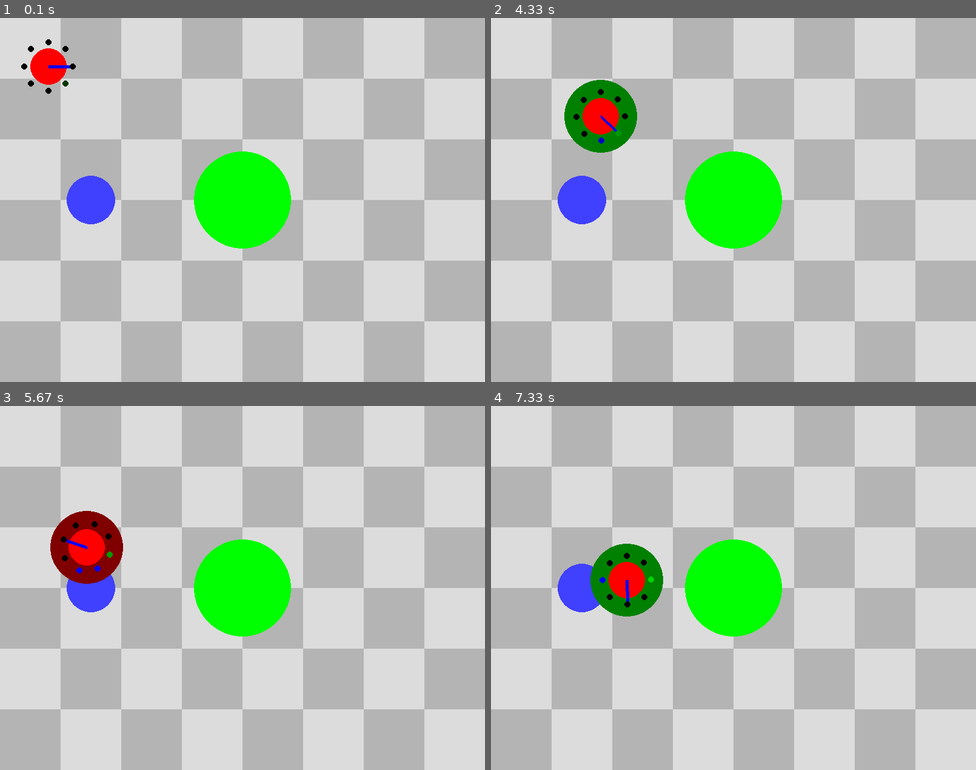
Above: before the commit, frames 1-4 (two rows, left to right).
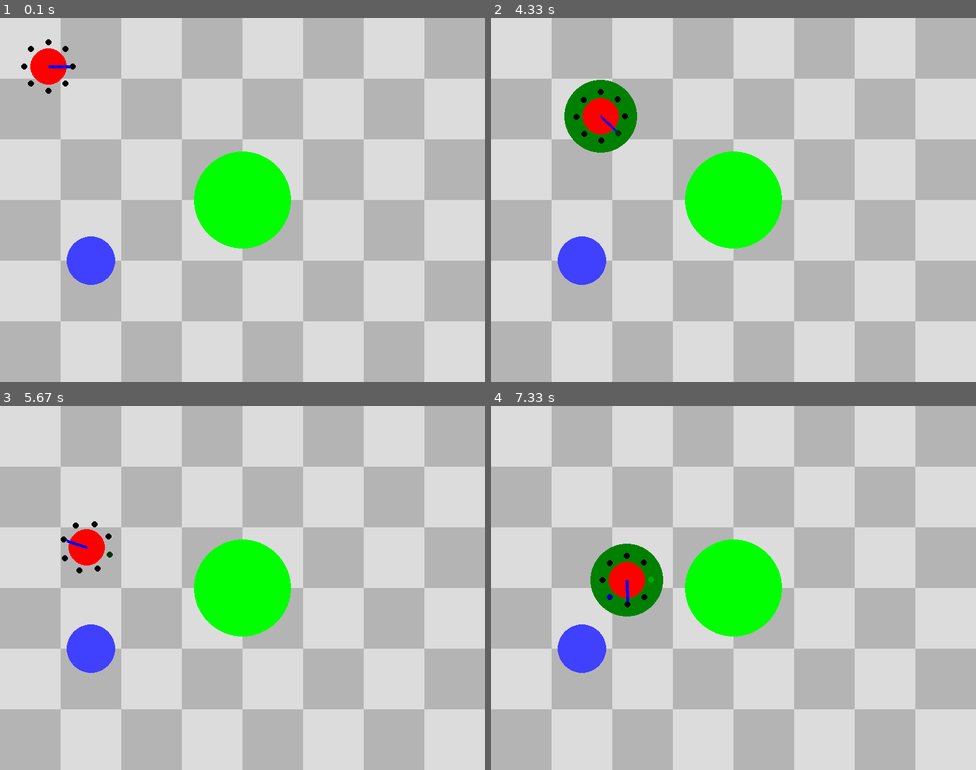
Above: after the commit, the same moments.

Repository: MarkelZ/Mini-Gym
Game: pygame game, started from scripts/manual_control.py
Same seed, same stepped clock (60 frames per second), same inputs: the game is played once before the commit and once after it.
Inputs:
- Up to frame 1 (0.1 s): no input
- Up to frame 2 (4.33 s): hold D 0.33-0.8 s; hold W 0.83-1.13 s; hold D 1.17-1.63 s; hold A 1.67-2.2 s; hold A 2.23-2.63 s; hold W 2.67-3.03 s; hold D 3.07-3.7 s; hold A 3.73-4.2 s; hold D from 4.23 s (still down)
- Up to frame 3 (5.67 s): release D at 4.7 s; hold W 4.73-5.03 s; hold D 5.07-5.53 s; hold A from 5.57 s (still down)
- Up to frame 4 (7.33 s): release A at 6.1 s; hold A 6.13-6.53 s; hold W 6.57-6.93 s; hold D from 6.97 s (still down)

The runs differ from the first frame. In frame 1, 2.1% of the frame differs, in the area x 12-24%, y 17-74%; in frame 2, 2.1%; in frame 3, 3.4%, in the area x 10-26%, y 28-74%; in frame 4, 1.9%.

Commit message:
Decouple rendering from env

Diff:
--- a/scripts/manual_control.py
+++ b/scripts/manual_control.py
@@ -1,6 +1,7 @@
 import pygame
 import sys
 
+from minigym.render.pygame_renderer import PygameRenderer
 from minigym.task.safety_point_goal import SafetyPointGoal0
 
 # Initialize Pygame
@@ -16,6 +17,7 @@
 FPS = 60
 
 env = SafetyPointGoal0()
+renderer = PygameRenderer(env)
 
 # Main game loop
 running = True
@@ -47,7 +49,7 @@
     # Draw
     screen.fill((255, 0, 255))
 
-    env.draw(screen)
+    renderer.render(screen)
 
     # Update the display
     pygame.display.flip()
--- a/scripts/render_agent.py
+++ b/scripts/render_agent.py
@@ -5,6 +5,7 @@
 import pygame
 import sys
 
+from minigym.render.pygame_renderer import PygameRenderer
 from minigym.task.safety_point_goal import SafetyPointGoal0
 from minigym.algorithm.ppolag import load_checkpoint
 
@@ -33,6 +34,7 @@
 FPS = 60
 
 env = SafetyPointGoal0()
+renderer = PygameRenderer(env)
 
 # Main game loop
 running = True
@@ -66,7 +68,7 @@
     # Draw
     screen.fill((255, 0, 255))
 
-    env.draw(screen)
+    renderer.render(screen)
 
     # Update the display
     pygame.display.flip()
--- a/scripts/train.py
+++ b/scripts/train.py
@@ -10,16 +10,17 @@
 if __name__ == "__main__":
     cfg = PPOLagConfig(
         env_fn=SafetyPointGoal0,
-        act_dim=2,                      # [throttle, steer]
+        act_dim=2,  # [throttle, steer]
         action_low=[0.0, -1.0],
         action_high=[1.0, 1.0],
-        max_ep_len=1000,                # k: steps before the env is discarded and recreated
+        max_ep_len=1000,  # k: steps before the env is discarded and recreated
         steps_per_epoch=4000,
         epochs=50,
         cost_limit=25.0,
         save_dir="checkpoints",
         save_every=10,
         log_path="logs/train_log.csv",
+        hidden_sizes=(32,),
         seed=0,
     )
     train(cfg)
--- a/src/minigym/agent/point_robot.py
+++ b/src/minigym/agent/point_robot.py
@@ -1,5 +1,4 @@
-import pygame
-from pygame import Surface, Vector2
+from pygame import Vector2
 from math import pi
 
 from minigym.physics.kinetic_pointmass import KineticPointmass
@@ -25,11 +24,6 @@
     NUM_HAZARD_LIDARS = 8
     NUM_GOAL_LIDARS = 8
     LIDAR_LENGTH = 400
-
-    # Appearance
-    color1: list[int] = [255, 0, 0]
-    color2: list[int] = [0, 0, 255]
-    DIR_WIDTH = 5
 
     # Physics
     pointmass: KineticPointmass
@@ -61,20 +55,14 @@
         theta = (2 * pi) / (self.NUM_HAZARD_LIDARS)
         for i in range(self.NUM_HAZARD_LIDARS):
             angle = self.angle + i * theta
-            l = self.hazard_lidars[i]
-            l.angle = angle
-            l.pos = self.pos + angle_to_vec2(angle, self.RADIUS)
-            l.update_geom()
-            l.length = self.LIDAR_LENGTH
+            pos = self.pos + angle_to_vec2(angle, self.RADIUS)
+            self.hazard_lidars[i].update_geom_params(pos=pos, angle=angle)
 
         theta = (2 * pi) / (self.NUM_GOAL_LIDARS)
         for i in range(self.NUM_GOAL_LIDARS):
             angle = self.angle + i * theta
-            l = self.goal_lidars[i]
-            l.angle = angle
-            l.pos = self.pos + angle_to_vec2(angle, self.RADIUS)
-            l.update_geom()
-            l.length = self.LIDAR_LENGTH
+            pos = self.pos + angle_to_vec2(angle, self.RADIUS)
+            self.goal_lidars[i].update_geom_params(pos=pos, angle=angle)
 
     @property
     def pos(self):
@@ -107,11 +95,11 @@
             )
             for i in range(self.NUM_HAZARD_LIDARS)
         ]
-        hazard_dist = [
+        hazard_lidar_dist = [
             (
                 1
                 - (hazard_intersects[i] - self.hazard_lidars[i].pos).length()
-                / self.hazard_lidars[i].length
+                / self.hazard_lidars[i]._length
                 if hazard_intersects[i] is not None
                 else 0.0
             )
@@ -121,17 +109,22 @@
             Geometry.intersection_point(self.goal_lidars[i].geom, self.env.goal.geom)
             for i in range(self.NUM_GOAL_LIDARS)
         ]
-        goal_dist = [
+        goal_lidar_dist = [
             (
                 1
                 - (goal_intersects[i] - self.goal_lidars[i].pos).length()
-                / self.goal_lidars[i].length
+                / self.goal_lidars[i]._length
                 if goal_intersects[i] is not None
                 else 0.0
             )
             for i in range(self.NUM_GOAL_LIDARS)
         ]
-        return hazard_dist + goal_dist
+        return (
+            hazard_lidar_dist
+            + goal_lidar_dist
+            # + [self.angle]
+            # + [self.vel.x, self.vel.y]
+        )
 
     def update(self, deltat: float):
         # Update angle with steer physics
@@ -146,28 +139,3 @@
 
         # Move LIDARs to physical location
         self._update_lidar_pos()
-
-    def draw(self, surface: Surface):
-        # Visualize cost and reward
-        if self.env.cost() > 0:
-            pygame.draw.circle(surface, (128, 0, 0), self.pos, self.geom.radius * 2)
-        elif self.env.reward() > 0:
-            pygame.draw.circle(surface, (0, 128, 0), self.pos, self.geom.radius * 2)
-
-        # Draw pos and angle
-        pygame.draw.circle(surface, self.color1, self.pos, self.geom.radius)
-        pygame.draw.line(
-            surface,
-            self.color2,
-            self.pos,
-            self.pos + angle_to_vec2(self.angle, self.RADIUS + 5),
-            self.DIR_WIDTH,
-        )
-
-        # LIDARS
-        for i in range(self.NUM_HAZARD_LIDARS):
-            l = self.hazard_lidars[i]
-            o_h = self.obs()[i]
-            o_g = self.obs()[i + self.NUM_GOAL_LIDARS]
-            color = (0, 255 * o_g, 255 * o_h)
-            pygame.draw.circle(surface, color, l.pos + angle_to_vec2(l.angle, 10), 5)
--- a/src/minigym/agent/sensor/lidar.py
+++ b/src/minigym/agent/sensor/lidar.py
@@ -6,24 +6,56 @@
 
 class LidarBeam:
     geom: LineSegment
-    origin: float
-    angle: float
-    length: float
+    _pos : float
+    _angle: float
+    _length: float
 
-    def __init__(self, pos: Vector2, angle: float):
+    def __init__(self, pos: Vector2, angle: float, length: float = 200):
         self.geom = LineSegment(pos, Vector2())
-        self.angle = angle
-        self.length = 200
-        self.pos = pos
+        self._angle = angle
+        self._length = length
+        self._pos = pos
         self.update_geom()
 
     @property
     def pos(self):
-        return self.geom.start
+        return self._pos
 
     @pos.setter
     def pos(self, value: Vector2):
-        self.geom.start = value
+        self._pos = value
+        self.update_geom()
+
+    @property
+    def angle(self):
+        return self._angle
+
+    @angle.setter
+    def angle(self, value: float):
+        self._angle = value
+        self.update_geom()
+
+    @property
+    def length(self):
+        return self._length
+
+    @length.setter
+    def length(self, value: float):
+        self._length = value
+        self.update_geom()
+
+    def update_geom_params(self, pos: Vector2 = None, angle: float = None, length: float = None):
+        if pos is not None:
+            self._pos = pos
+
+        if angle is not None:
+            self._angle = angle
+
+        if length is not None:
+            self._length = length
+
+        self.update_geom()
 
     def update_geom(self):
-        self.geom.end = self.pos + self.length * Vector2(cos(self.angle), sin(self.angle))
+        self.geom.start = self._pos
+        self.geom.end = self._pos + self._length * Vector2(cos(self._angle), sin(self._angle))
--- a/src/minigym/algorithm/ppolag.py
+++ b/src/minigym/algorithm/ppolag.py
@@ -15,12 +15,12 @@
 
 @dataclass
 class PPOLagConfig:
-    env_fn: Callable                     # () -> Environment instance (fresh episode)
+    env_fn: Callable  # () -> Environment instance (fresh episode)
     act_dim: int
     action_low: List[float]
     action_high: List[float]
-    deltat: float = 1.0 / 60.0           # physics timestep used for env.step()
-    max_ep_len: int = 1000               # k: steps before the env object is discarded/reset
+    deltat: float = 1.0 / 60.0  # physics timestep used for env.step()
+    max_ep_len: int = 1000  # k: steps before the env object is discarded/reset
     steps_per_epoch: int = 4000
     epochs: int = 50
     gamma: float = 0.99
@@ -30,12 +30,12 @@
     vf_lr: float = 1e-3
     train_pi_iters: int = 80
     train_v_iters: int = 80
-    cost_limit: float = 25.0             # target average cost per episode
-    lambda_lr: float = 0.05              # step size for the Lagrange multiplier
-    hidden_sizes: tuple = (16,)
+    cost_limit: float = 25.0  # target average cost per episode
+    lambda_lr: float = 0.05  # step size for the Lagrange multiplier
+    hidden_sizes: tuple = (64, 64)
     seed: int = 0
     save_dir: str = "checkpoints"
-    save_every: int = 10                 # epochs between checkpoints
+    save_every: int = 10  # epochs between checkpoints
     log_path: str = "logs/train_log.csv"
 
 
@@ -62,8 +62,17 @@
     buf = PPOLagBuffer(obs_dim, cfg.act_dim, cfg.steps_per_epoch, cfg.gamma, cfg.lam)
     logger = CSVLogger(
         cfg.log_path,
-        fieldnames=["epoch", "total_steps", "avg_reward", "avg_cost", "avg_ep_len",
-                    "lagrange_lambda", "pi_loss", "v_loss", "cv_loss"],
+        fieldnames=[
+            "epoch",
+            "total_steps",
+            "avg_reward",
+            "avg_cost",
+            "avg_ep_len",
+            "lagrange_lambda",
+            "pi_loss",
+            "v_loss",
+            "cv_loss",
+        ],
     )
     os.makedirs(cfg.save_dir, exist_ok=True)
 
@@ -115,14 +124,21 @@
         avg_cost = float(np.mean(ep_costs)) if ep_costs else 0.0
         avg_reward = float(np.mean(ep_returns)) if ep_returns else 0.0
         avg_ep_len = float(np.mean(ep_lens)) if ep_lens else 0.0
-        lagrange_lambda = max(0.0, lagrange_lambda + cfg.lambda_lr * (avg_cost - cfg.cost_limit))
+        lagrange_lambda = max(
+            0.0, lagrange_lambda + cfg.lambda_lr * (avg_cost - cfg.cost_limit)
+        )
         ep_returns, ep_costs, ep_lens = [], [], []
 
         # ----- PPO update -----
         data = buf.get()
         obs, act, ret, cret, adv, cadv, logp_old = (
-            data["obs"], data["act"], data["ret"], data["cret"],
-            data["adv"], data["cadv"], data["logp"],
+            data["obs"],
+            data["act"],
+            data["ret"],
+            data["cret"],
+            data["adv"],
+            data["cadv"],
+            data["logp"],
         )
         # Combine reward advantage with the (Lagrange-weighted) cost advantage, then
         # renormalize so the multiplier's scale doesn't distort the PPO clip ratio.
@@ -134,7 +150,9 @@
             pi_optimizer.zero_grad()
             _, logp = ac.pi(obs, act)
             ratio = torch.exp(logp - logp_old)
-            clip_adv = torch.clamp(ratio, 1 - cfg.clip_ratio, 1 + cfg.clip_ratio) * adv_total
+            clip_adv = (
+                torch.clamp(ratio, 1 - cfg.clip_ratio, 1 + cfg.clip_ratio) * adv_total
+            )
             loss_pi = -torch.min(ratio * adv_total, clip_adv).mean()
             loss_pi.backward()
             pi_optimizer.step()
@@ -150,12 +168,20 @@
             v_loss_val, cv_loss_val = loss_v.item(), loss_cv.item()
 
         logger.log(
-            epoch=epoch, total_steps=total_steps, avg_reward=avg_reward, avg_cost=avg_cost,
-            avg_ep_len=avg_ep_len, lagrange_lambda=lagrange_lambda, pi_loss=pi_loss_val,
-            v_loss=v_loss_val, cv_loss=cv_loss_val,
-        )
-        print(f"epoch {epoch:4d} | steps {total_steps:8d} | reward {avg_reward:8.3f} | "
-              f"cost {avg_cost:8.3f} | lambda {lagrange_lambda:6.3f}")
+            epoch=epoch,
+            total_steps=total_steps,
+            avg_reward=avg_reward,
+            avg_cost=avg_cost,
+            avg_ep_len=avg_ep_len,
+            lagrange_lambda=lagrange_lambda,
+            pi_loss=pi_loss_val,
+            v_loss=v_loss_val,
+            cv_loss=cv_loss_val,
+        )
+        print(
+            f"epoch {epoch:4d} | steps {total_steps:8d} | reward {avg_reward:8.3f} | "
+            f"cost {avg_cost:8.3f} | lambda {lagrange_lambda:6.3f}"
+        )
 
         if (epoch + 1) % cfg.save_every == 0 or epoch == cfg.epochs - 1:
             save_checkpoint(ac, lagrange_lambda, obs_dim, cfg, epoch + 1)
@@ -164,7 +190,9 @@
     return ac
 
 
-def save_checkpoint(ac: ActorCritic, lagrange_lambda: float, obs_dim: int, cfg: PPOLagConfig, epoch: int):
+def save_checkpoint(
+    ac: ActorCritic, lagrange_lambda: float, obs_dim: int, cfg: PPOLagConfig, epoch: int
+):
     path = os.path.join(cfg.save_dir, f"epoch_{epoch}.pt")
     torch.save(
         {
--- a/src/minigym/gym_object/goal.py
+++ b/src/minigym/gym_object/goal.py
@@ -1,12 +1,10 @@
-from pygame import Surface, Vector2
-import pygame
+from pygame import Vector2
 
 from minigym.physics.geometry import Circle
 
 
 class Goal:
     geom: Circle
-    color: list[int] = [0, 255, 0]
     RADIUS = 80
 
     def __init__(self, pos: Vector2):
@@ -19,6 +17,3 @@
     @pos.setter
     def pos(self, value: Vector2):
         self.geom.center = value
-
-    def draw(self, surface: Surface):
-        pygame.draw.circle(surface, self.color, self.geom.center, self.geom.radius)
--- a/src/minigym/gym_object/hazard.py
+++ b/src/minigym/gym_object/hazard.py
@@ -1,20 +1,14 @@
-from pygame import Surface, Vector2
-import pygame
+from pygame import Vector2
 
-from minigym.physics.geometry import Rectangle, Circle
+from minigym.physics.geometry import Circle
 
 
 class Hazard:
     geom: Circle
-    color: list[int] = [64, 64, 255]
     SIZE = 40
 
     def __init__(self, pos: Vector2):
         self.geom = Circle(pos, self.SIZE)
-
-    def draw(self, surface: Surface):
-        # pygame.draw.rect(surface, self.color, self.geom.to_pygame_rect())
-        pygame.draw.circle(surface, self.color, self.geom.center, self.geom.radius)
 
     @property
     def pos(self):
--- /dev/null
+++ b/src/minigym/render/pygame_renderer.py
@@ -0,0 +1,71 @@
+import pygame
+
+from minigym.task.environment import Environment
+from minigym.util import angle_to_vec2
+
+
+class PygameRenderer:
+    # Appearance
+    goal_color: list[int] = [0, 255, 0]
+    hazard_color: list[int] = [64, 64, 255]
+    robot_color1: list[int] = [255, 0, 0]
+    robot_color2: list[int] = [0, 0, 255]
+    robot_direction_width = 5
+
+    # The environment
+    env: Environment
+
+    def __init__(self, env: Environment):
+        self.env = env
+
+    def draw_goal(self, surface: pygame.Surface) -> None:
+        g = self.env.goal
+        pygame.draw.circle(surface, self.goal_color, g.geom.center, g.geom.radius)
+
+    def draw_hazards(self, surface: pygame.Surface) -> None:
+        for h in self.env.hazards:
+            pygame.draw.circle(surface, self.hazard_color, h.geom.center, h.geom.radius)
+
+    def draw_robot(self, surface: pygame.Surface) -> None:
+        robot = self.env.robot
+
+        # Visualize cost and reward
+        if self.env.cost() > 0:
+            pygame.draw.circle(surface, (128, 0, 0), robot.pos, robot.geom.radius * 2)
+        elif self.env.reward() > 0:
+            pygame.draw.circle(surface, (0, 128, 0), robot.pos, robot.geom.radius * 2)
+
+        # Draw pos and angle
+        pygame.draw.circle(surface, self.robot_color1, robot.pos, robot.geom.radius)
+        pygame.draw.line(
+            surface,
+            self.robot_color2,
+            robot.pos,
+            robot.pos + angle_to_vec2(robot.angle, robot.RADIUS + 5),
+            self.robot_direction_width,
+        )
+
+        # LIDARS, kinda hacky
+        for i in range(robot.NUM_HAZARD_LIDARS):
+            l = robot.hazard_lidars[i]
+            o_h = robot.obs()[i]
+            o_g = robot.obs()[i + robot.NUM_GOAL_LIDARS]
+            color = (0, 255 * o_g, 255 * o_h)
+            pygame.draw.circle(surface, color, l.pos + angle_to_vec2(l._angle, 10), 5)
+
+    def render(self, surface: pygame.Surface) -> None:
+        # Background
+        surface.fill((180, 180, 180))
+        S = 100
+        for i in range(4):
+            for j in range(6):
+                pygame.draw.rect(
+                    surface,
+                    (220, 220, 220),
+                    pygame.Rect((i * 2 + (j % 2)) * S, j * S, S, S),
+                )
+
+        # Gym objects
+        self.draw_hazards(surface)
+        self.draw_goal(surface)
+        self.draw_robot(surface)
--- a/src/minigym/task/environment.py
+++ b/src/minigym/task/environment.py
@@ -32,20 +32,3 @@
     def step(self, deltat: float) -> None:
         self.physics.update(deltat)
         self.robot.update(deltat)
-
-    def draw(self, surface: Surface) -> None:
-        surface.fill((180, 180, 180))
-        S = 100
-        for i in range(4):
-            for j in range(6):
-                pygame.draw.rect(
-                    surface,
-                    (220, 220, 220),
-                    pygame.Rect((i * 2 + (j % 2)) * S, j * S, S, S),
-                )
-
-        for h in self.hazards:
-            h.draw(surface)
-
-        self.goal.draw(surface)
-        self.robot.draw(surface)
--- a/src/minigym/task/safety_point_goal.py
+++ b/src/minigym/task/safety_point_goal.py
@@ -9,7 +9,7 @@
     def __init__(self):
         super().__init__()
         self.robot.pos = Vector2(80, 80)
-        self.hazards.append(Hazard(Vector2(150, 300)))
+        self.hazards.append(Hazard(Vector2(150, 400)))
         self.goal.pos = Vector2(400, 300)
         self.prevdist = self.goal_dist()
 
@@ -35,9 +35,10 @@
     def reward(self):
         win = Geometry.intersects_with(self.robot.geom, self.goal.geom)
         if win:
-            return 1
+            rew = 1
         else:
             d = self.goal_dist()
             rew = clamp((self.prevdist - d), -10, 10) * 0.1
             self.prevdist = d
-            return rew
+
+        return rew
